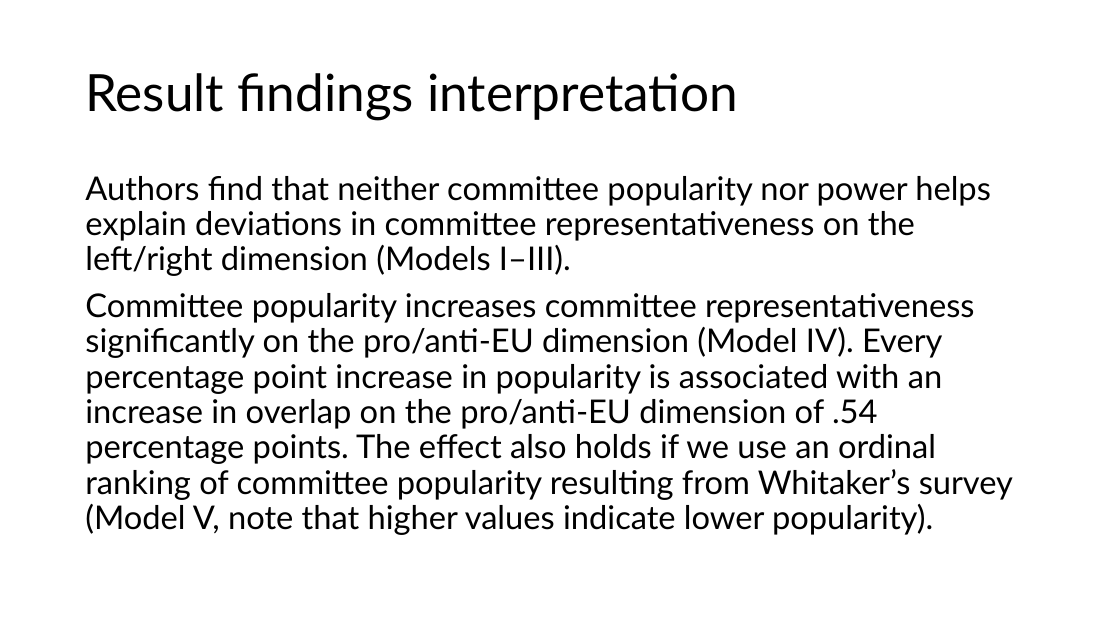
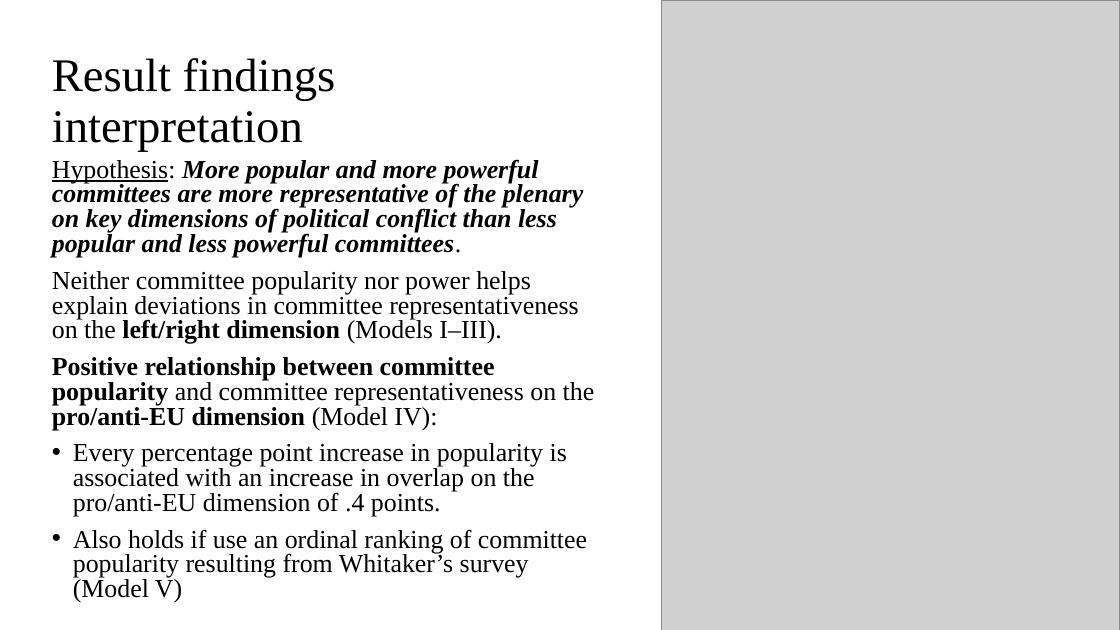
Before and after one commit to kachurm-dev/StatsII_2026, a slide deck: slide 11 of replication/KACHUR_Presentation_Replication.pptx (slide 12 before the commit). Drawn at 1120x630 pixels with LibreOffice and Linux fonts; fonts in the diff are those of the drawing; grey boxes stand for pictures. Boxes give left, top, right and bottom in pixels: in the first picture for what was removed or moved away, otherwise in the second. Text is boxed around its words. In the diff, an @@ line names an element or a change of style, - is before the commit and + after.

```diff
--- a/replication/KACHUR_Presentation_Replication.pptx
+++ b/replication/KACHUR_Presentation_Replication.pptx
@@ picture added at (661, 0, 1120, 630) @@
@@ title "Result findings interpretation": place and size @@
-title "Result findings interpretation" at (85, 73, 738, 120)
+title "Result findings interpretation" at (52, 58, 336, 152)
@@ title "Result findings interpretation" at (52, 58, 336, 152): size 44 to 40 pt, font Lato to Times New Roman @@
@@ text at (52, 159, 595, 603): text changed; size 28 to 22.2 pt; font Lato to Times New Roman @@
-Authors find that neither committee popularity nor power helps explain deviations in committee representativeness on the left/right dimension (Models I–III).
-Committee popularity increases committee representativeness significantly on the pro/anti-EU dimension (Model IV). Every percentage point increase in popularity is associated with an increase in overlap on the pro/anti-EU dimension of .54 percentage points. The effect also holds if we use an ordinal ranking of committee popularity resulting from Whitaker’s survey (Model V, note that higher values indicate lower popularity).
+Hypothesis: More popular and more powerful committees are more representative of the plenary on key dimensions of political conflict than less popular and less powerful committees.
+Neither committee popularity nor power helps explain deviations in committee representativeness on the left/right dimension (Models I–III).
+Positive relationship between committee popularity and committee representativeness on the pro/anti-EU dimension (Model IV):
+• Every percentage point increase in popularity is associated with an increase in overlap on the pro/anti-EU dimension of .4 points.
+• Also holds if use an ordinal ranking of committee popularity resulting from Whitaker’s survey (Model V)
```
Also in this commit, not shown: 9 other slides changed, 4 slides added, 3 slides removed, 2 other files.
